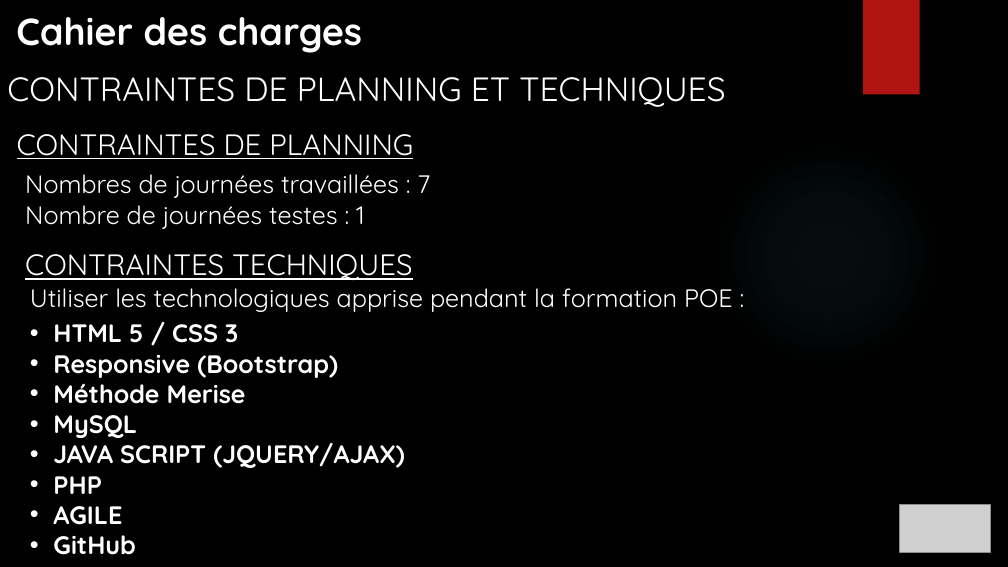
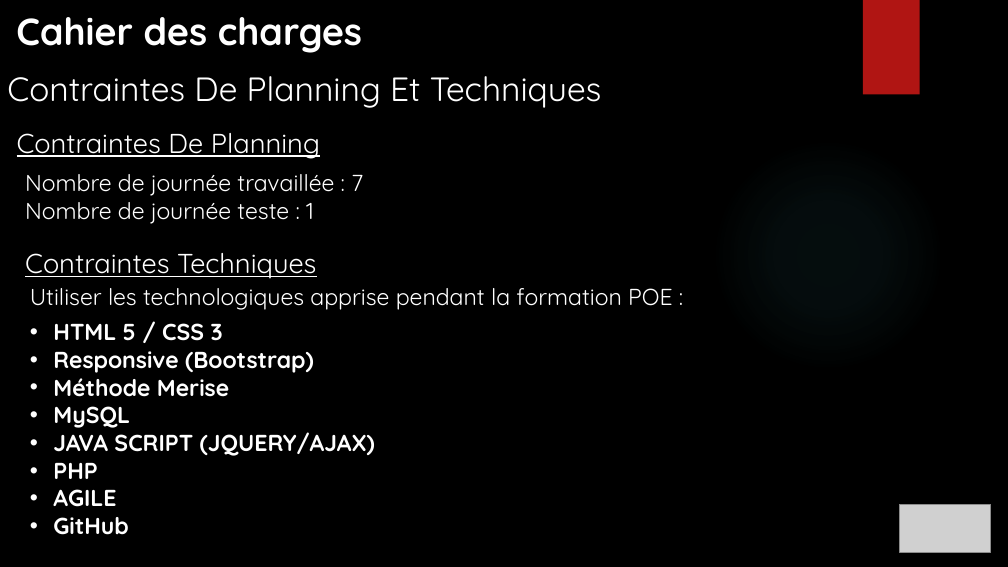
Before and after one commit to ChampemeDylan/UPOP, a slide deck: slide 4 of Présentation UPOP.pptx. Drawn at 1008x567 pixels with LibreOffice and Linux fonts; fonts in the diff are those of the drawing; grey boxes stand for pictures; background and template pictures are left out. Boxes give left, top, right and bottom in pixels: in the first picture for what was removed or moved away, otherwise in the second. Text is boxed around its words. In the diff, an @@ line names an element or a change of style, - is before the commit and + after.

Commit message:
Camille MAJ DIAPO
Ajout tableaux planning
+ 2 eme power Point avec descriptions des taches à la journée

```diff
--- a/Présentation UPOP.pptx
+++ b/Présentation UPOP.pptx
@@ text at (7, 76, 602, 108): text changed @@
-CONTRAINTES DE PLANNING ET TECHNIQUES
+Contraintes De Planning Et Techniques
@@ text at (17, 133, 320, 159): text changed; size 28 to 26 pt @@
-CONTRAINTES DE PLANNING
+Contraintes De Planning
@@ text at (25, 174, 363, 224): text changed; size 24 to 22 pt @@
-Nombres de journées travaillées : 7
-Nombre de journées testes : 1
+Nombre de journée travaillée : 7
+Nombre de journée teste : 1
@@ text at (25, 253, 316, 279): text changed; size 28 to 26 pt @@
-CONTRAINTES TECHNIQUES
+Contraintes Techniques
@@ text "Utiliser les technologiques apprise pendant ..." at (30, 288, 673, 535): size 24 to 22 pt @@
```
Also in this commit, not shown: 10 other slides changed, 3 slides added, 21 slides removed, 1 other file.
